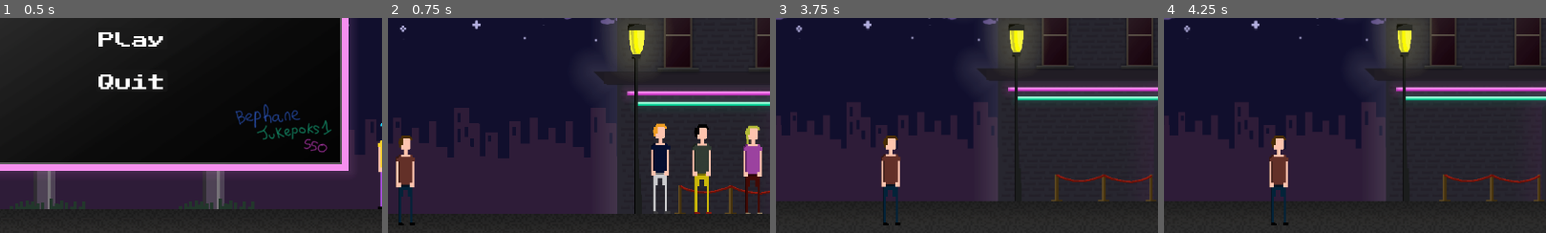
Above: before the commit, frames 1-4 (left to right).
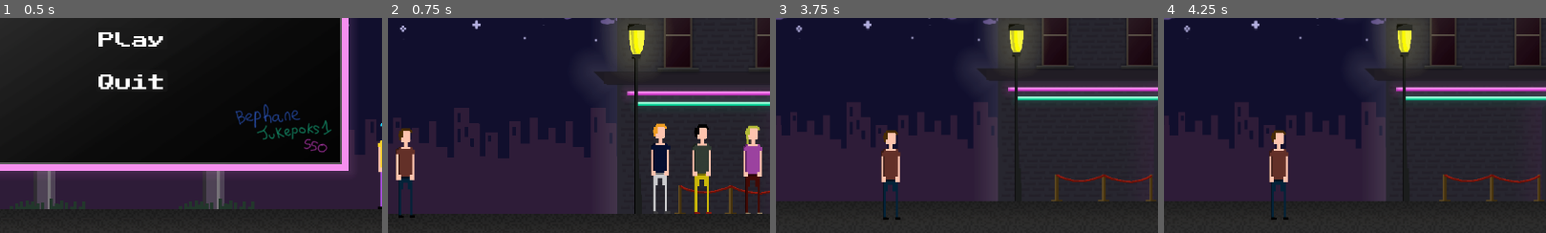
Above: after the commit, the same moments.

Repository: LudumSJB/The-Limited
Game: Godot game, scene res://scenes/MainMenu.tscn
The game is run twice, just before and just after one commit, with the same random seed, the same clock (stepped at 60 frames per second) and the same inputs.
Inputs:
- Up to frame 1 (0.5 s): no input
- Up to frame 2 (0.75 s): click "Play" at 0.5 s
- Up to frame 3 (3.75 s): tap Enter (ui_accept) at 1.25, 1.52, 2, 2.27 s; hold D (right) 1.28-2.78 s; tap Space (action_button) at 1.35, 2.85 s; tap N (next_level) at 2.1, 3.6 s; hold A (left) 2.78-3.53 s; hold D (right) from 3.53 s (still down)
- Up to frame 4 (4.25 s): keep holding D (right); tap Enter (ui_accept) at 3.77 s
The pictures show only the part of the screen within x 33-83%, y 47-97%; the shares and areas given below are measured in that part.

Frame 1 is identical in both runs. In frame 2, 0.8% of the frame differs, in the area x 2-7%, y 51-97%; in frame 3, 0.7%; in frame 4, 0.7%.

Commit message:
fix player moving when dialog is on

Diff:
--- a/scripts/player.gd
+++ b/scripts/player.gd
@@ -39,5 +39,9 @@
 			velocity.x = move_toward(velocity.x, 0, SPEED)
 			steps.stop()
 			animated_sprite_2d.play("idle")
+	else:
+		velocity = Vector2.ZERO
+		steps.stop()
+		animated_sprite_2d.play("idle")
 
 	move_and_slide()
